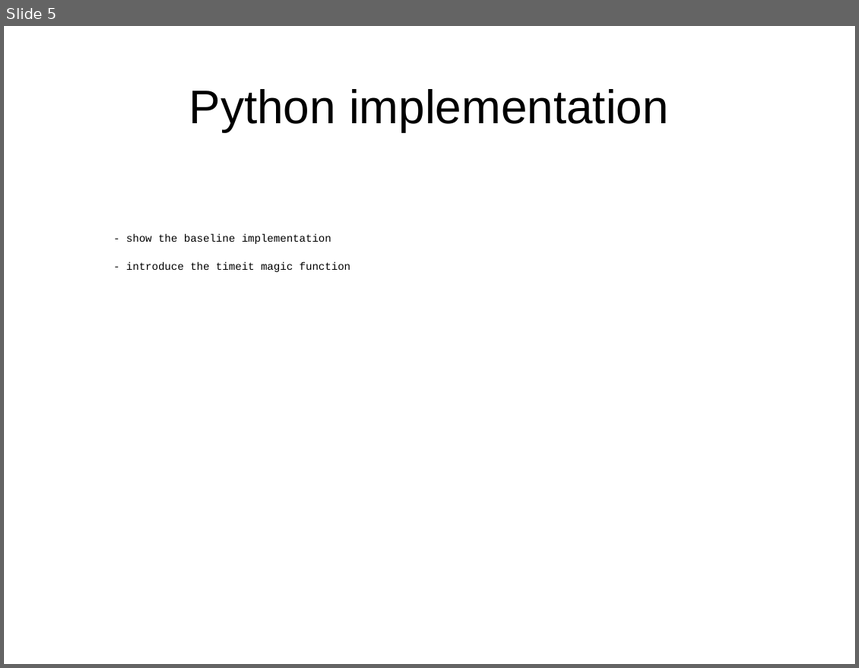
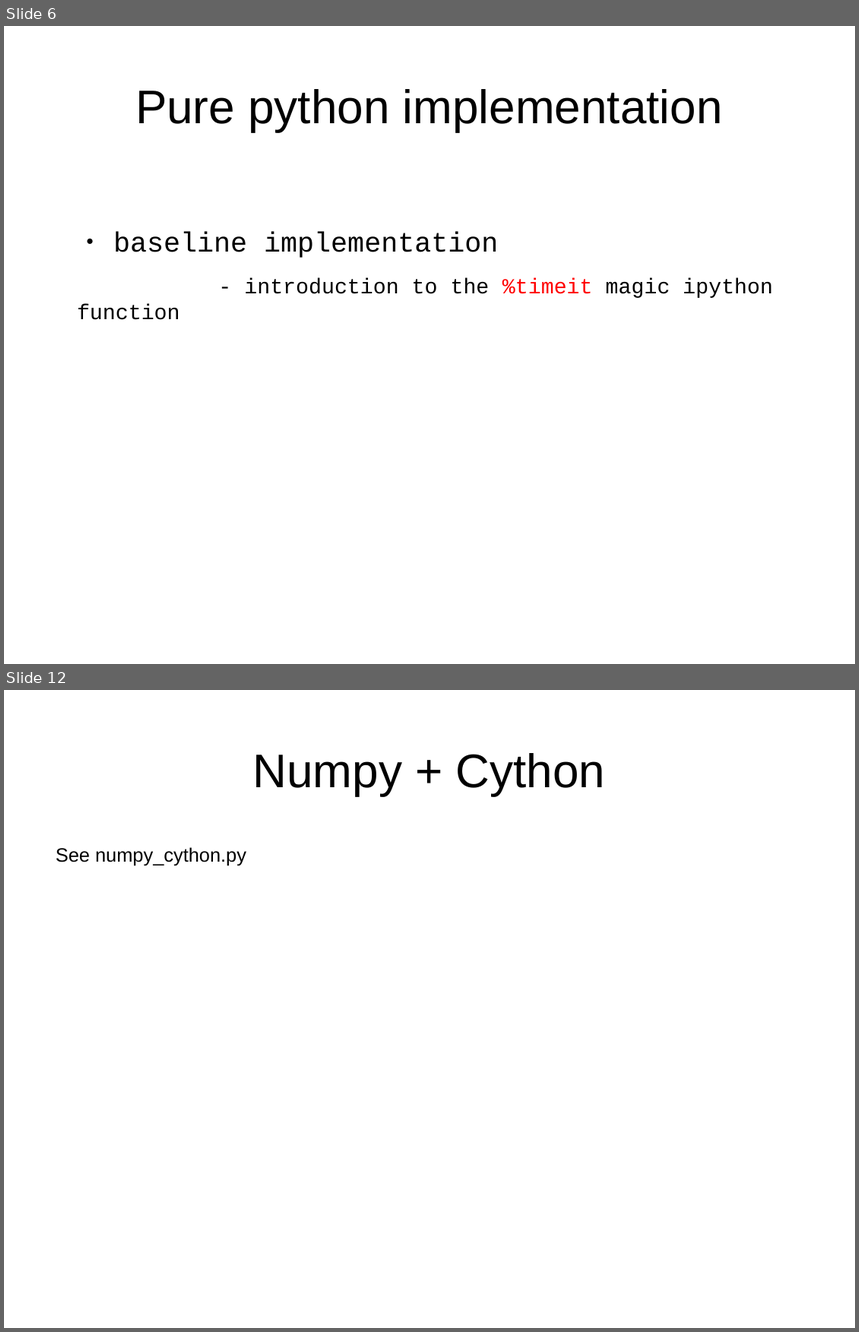
Before and after one commit to mherkazandjian/python_optimization_demo, a slide deck: 2017-10-11-developer_workshop_4_hans_on_optmization_with_python.odp. Shown one above the other, each under a label of ours: slide 5 before the commit, slides 6 and 12 after it; the slides between them are not shown. The pictures are 859x668 and 859x1332 pixels, drawn with LibreOffice and Linux fonts; fonts in the diff are those of the drawing. Boxes give left, top, right and bottom in pixels: in the first picture for what was removed or moved away, otherwise in the second. Text is boxed around its words. In the diff, an @@ line names an element or a change of style, - is before the commit and + after.

Commit message:
clean pure python example
add example to the notebook

```diff
--- a/2017-10-11-developer_workshop_4_hans_on_optmization_with_python.odp
+++ b/2017-10-11-developer_workshop_4_hans_on_optmization_with_python.odp
@@ slide 12 added at [4, 690, 855, 1328], background #FFFFFF @@
@@ title added at [253, 753, 606, 796], 44 pt, text #000000 @@
+Numpy + Cython
@@ text added at [56, 847, 246, 866], 18 pt, text #000000 @@
+See numpy_cython.py
@@ what was slide 5 is now slide 6 @@
@@ slide 6 changed as well @@
@@ title at [135, 89, 723, 132]: text changed @@
-Python implementation
+Pure python implementation
@@ text at [77, 232, 773, 320]: text changed; size 10 to 20 pt @@
-- show the baseline implementation
-- introduce the timeit magic function
+● baseline implementation
+- introduction to the %timeit magic ipython function
```
Also in this commit, not shown: 5 other slides changed, 10 other slides added, 1 slide removed, 7 other files.
